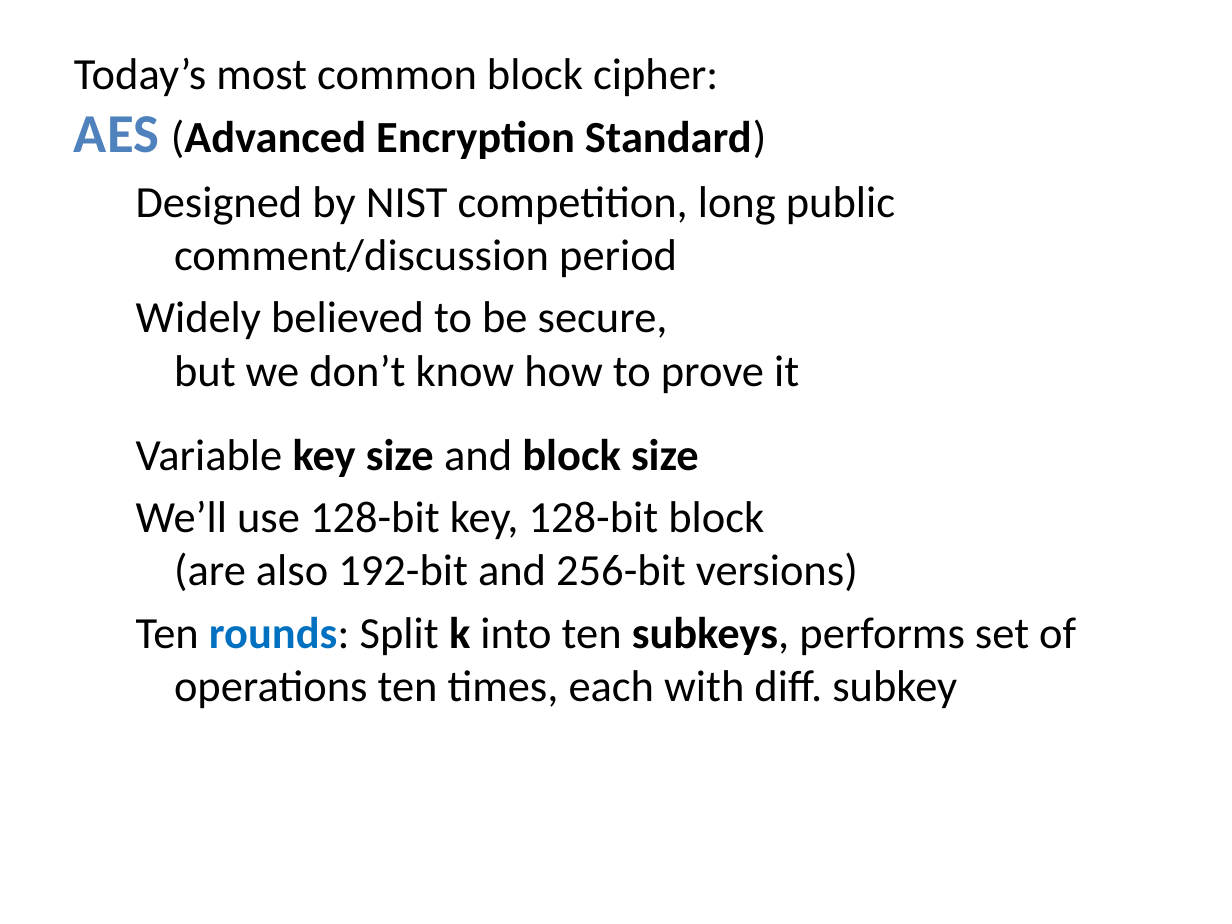
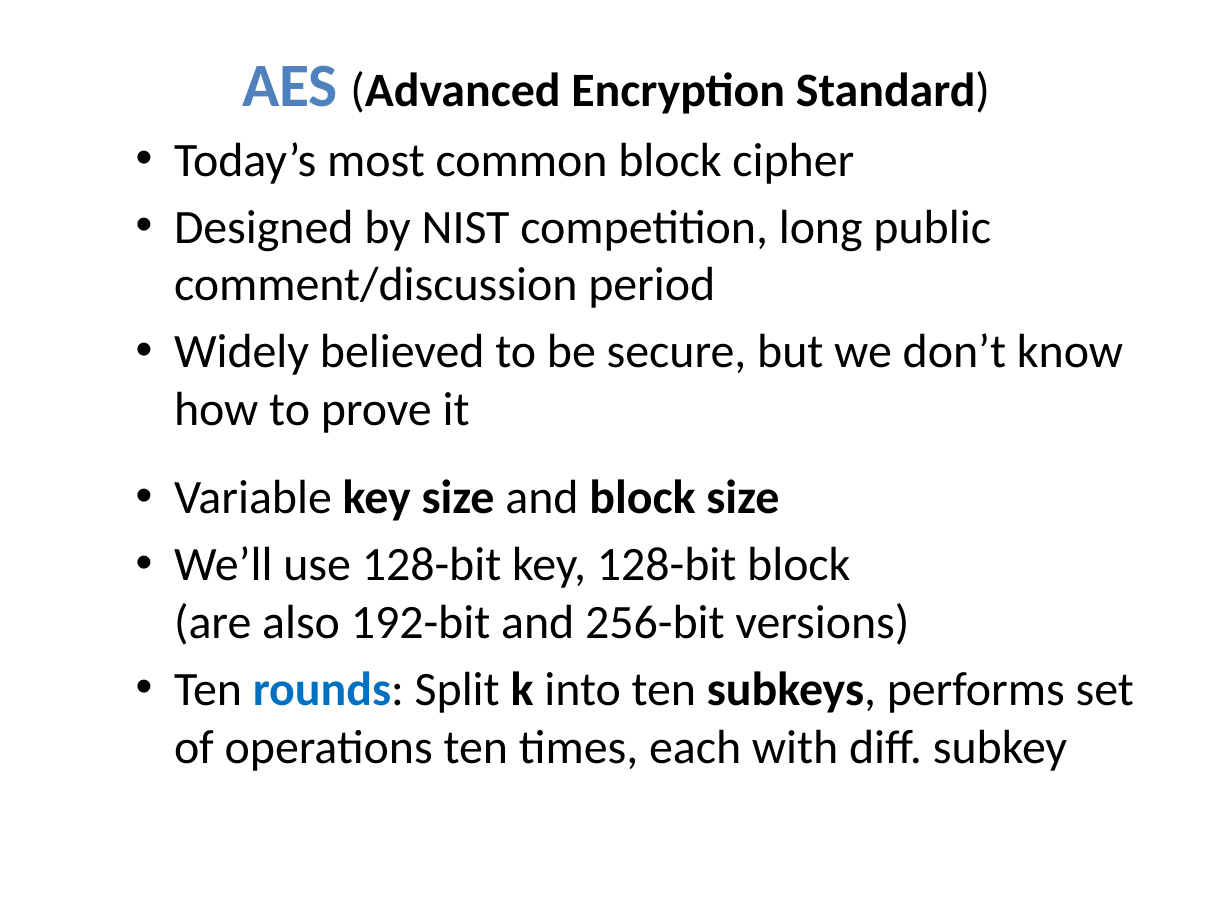
Before and after one commit to noise-lab/security-course, a slide deck: slide 40 of fall2016/lectures/4-Ciphers.pptx (slide 49 before the commit). Drawn at 1232x924 pixels with LibreOffice and Linux fonts; fonts in the diff are those of the drawing. Boxes give left, top, right and bottom in pixels: in the first picture for what was removed or moved away, otherwise in the second. Text is boxed around its words. In the diff, an @@ line names an element or a change of style, - is before the commit and + after.

```diff
--- a/fall2016/lectures/4-Ciphers.pptx
+++ b/fall2016/lectures/4-Ciphers.pptx
@@ text at [174, 65, 990, 184]: text changed; size 26 to 28 pt @@
-Today’s most common block cipher:
-AES (Advanced Encryption Standard)
+AES (Advanced Encryption Standard)
+  • Today’s most common block cipher
@@ text at [174, 209, 1134, 771]: size 26 to 28 pt in "Designed by NIST competition, long public comment/discussion ...", "Widely believed to be secure, but we ...", "Variable key size and block size", "We’ll use 128-bit key, 128-bit block (are ..." and 1 more places; bullet none to • @@
```
Also in this commit, not shown: 45 other slides changed, 2 slides added, 2 slides removed, 3 other files.
